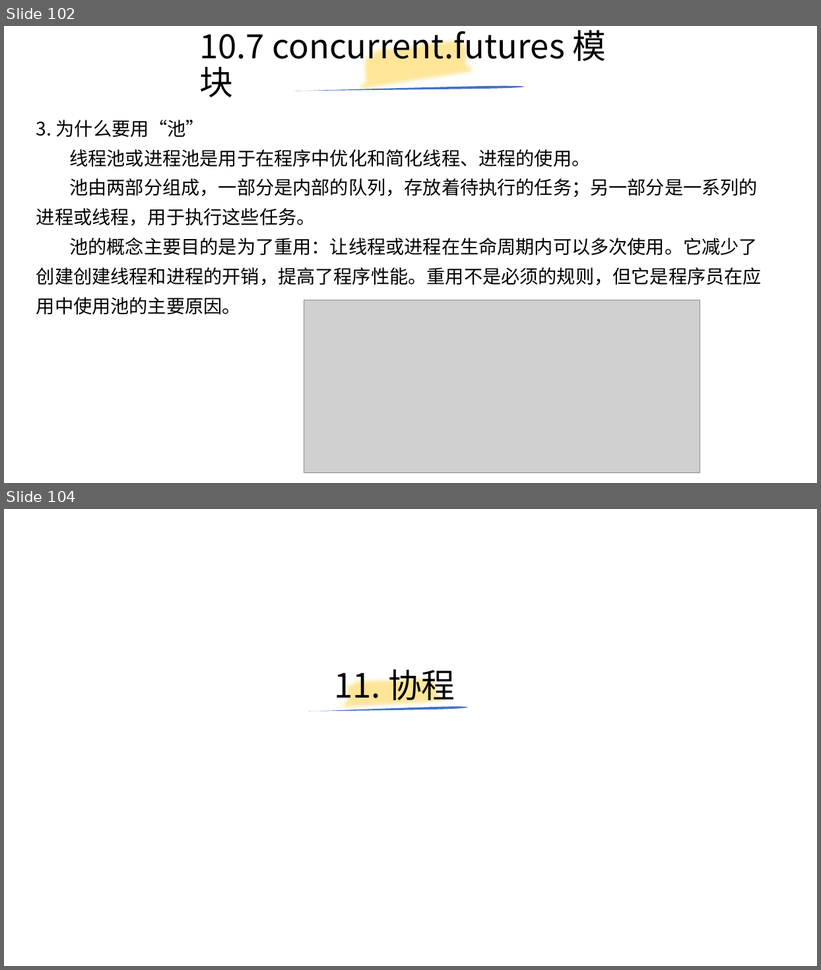
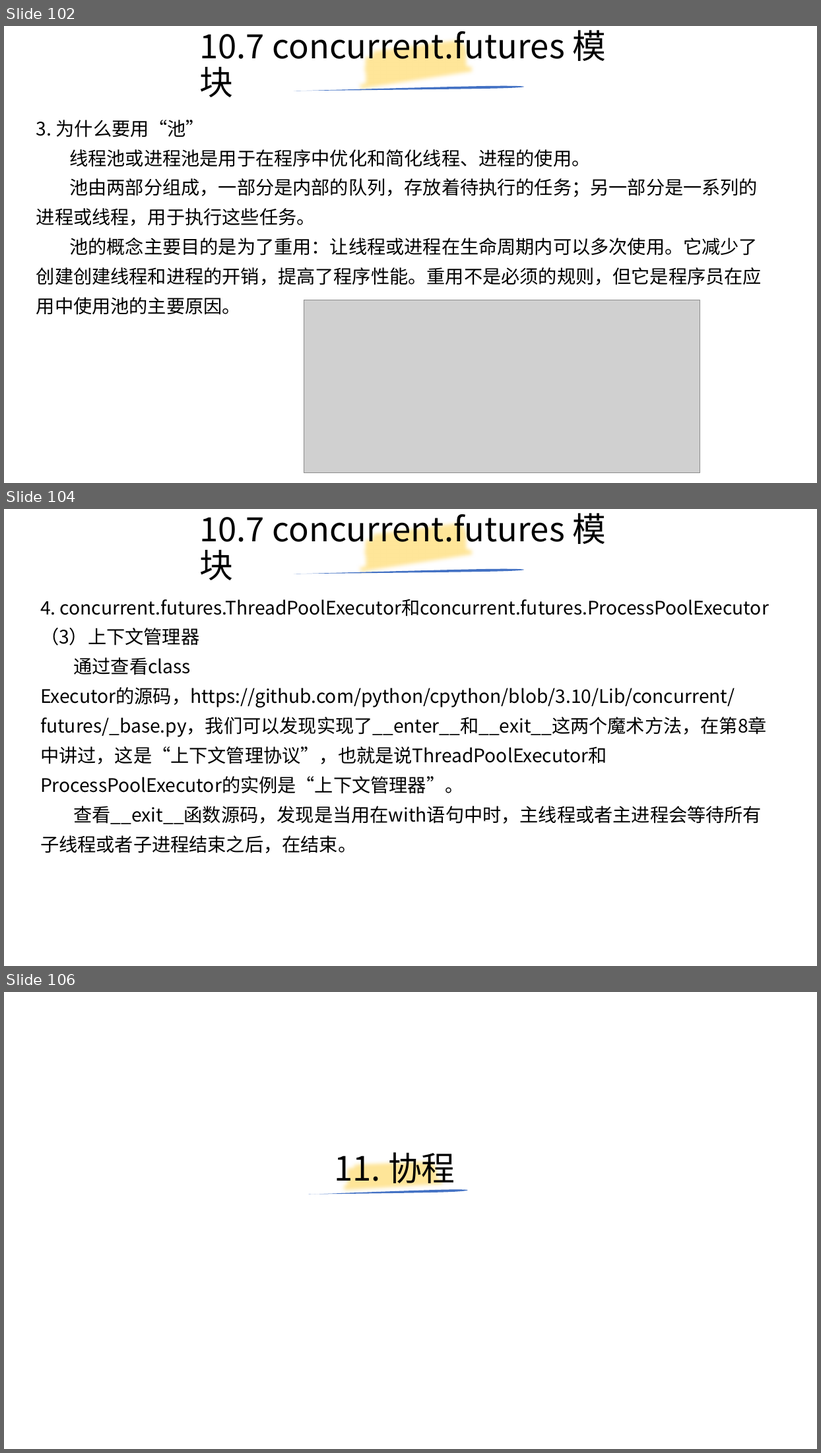
Before and after one commit to yiwenliu/CorePython, a slide deck: PPT/CorePython.pptx. Shown one above the other, each under a label of ours: slides 102 and 104 before the commit, slides 102, 104 and 106 after it; the slides between them are not shown. The pictures are 821x970 and 821x1453 pixels, drawn with LibreOffice and Linux fonts; fonts in the diff are those of the drawing; grey boxes stand for pictures. Boxes give left, top, right and bottom in pixels: in the first picture for what was removed or moved away, otherwise in the second. Text is boxed around its words. In the diff, an @@ line names an element or a change of style, - is before the commit and + after.

```diff
--- a/PPT/CorePython.pptx
+++ b/PPT/CorePython.pptx
@@ slide 104 added at (4,509,817,966), background #FFFFFF @@
@@ title added at (199,513,606,580), 39.6 pt, text #000000 @@
+10.7 concurrent.futures 模块
@@ freeform shape added at (356,509,480,590), outline #FFE699 16 pt @@
@@ freeform shape added at (294,569,524,574), fill #4472C4 @@
@@ text added at (40,599,769,854), 22 pt, text #000000 @@
+4. concurrent.futures.ThreadPoolExecutor和concurrent.futures.ProcessPoolExecutor
+（3）上下文管理器
+通过查看class Executor的源码，https://github.com/python/cpython/blob/3.10/Lib/concurrent/futures/_base.py，我们可以发现实现了__enter__和__exit__这两个魔术方法，在第8章中讲过，这是“上下文管理协议”，也就是说ThreadPoolExecutor和ProcessPoolExecutor的实例是“上下文管理器”。
+查看__exit__函数源码，发现是当用在with语句中时，主线程或者主进程会等待所有子线程或者子进程结束之后，在结束。
@@ what was slide 104 is now slide 106 @@
```
Also in this commit, not shown: 2 slides changed, 1 other slide added, 4 other files.
